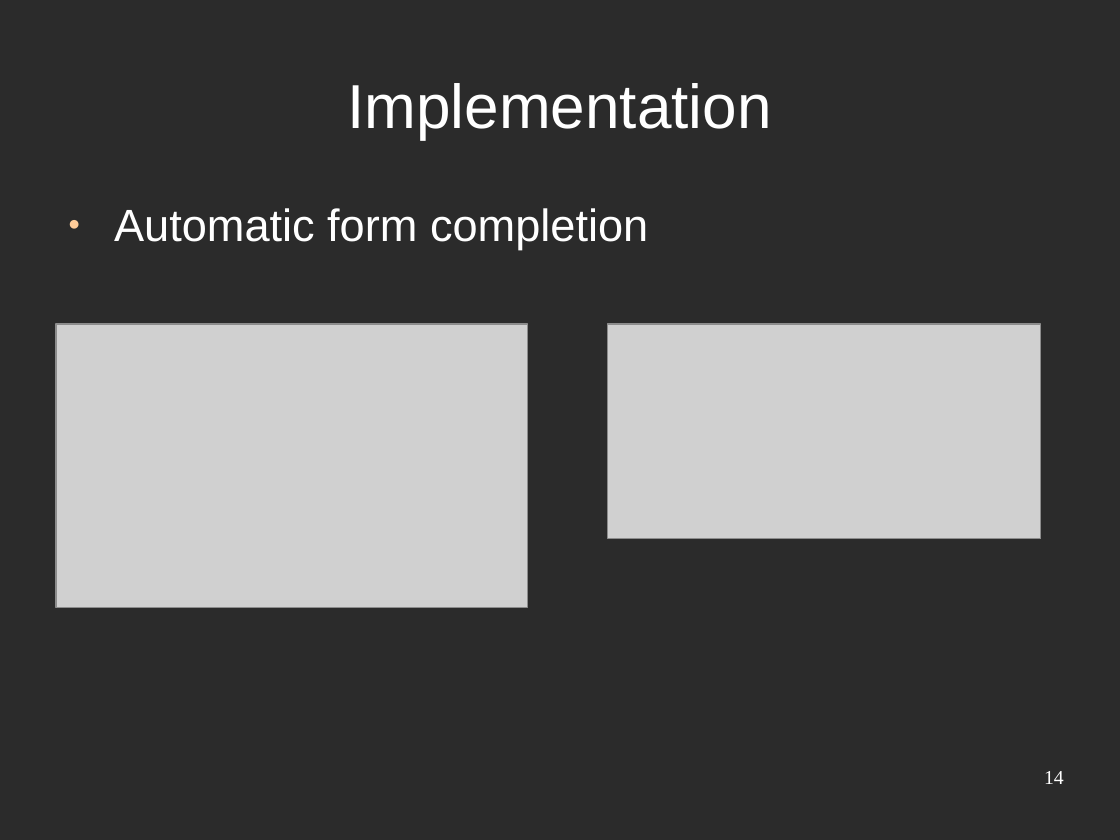
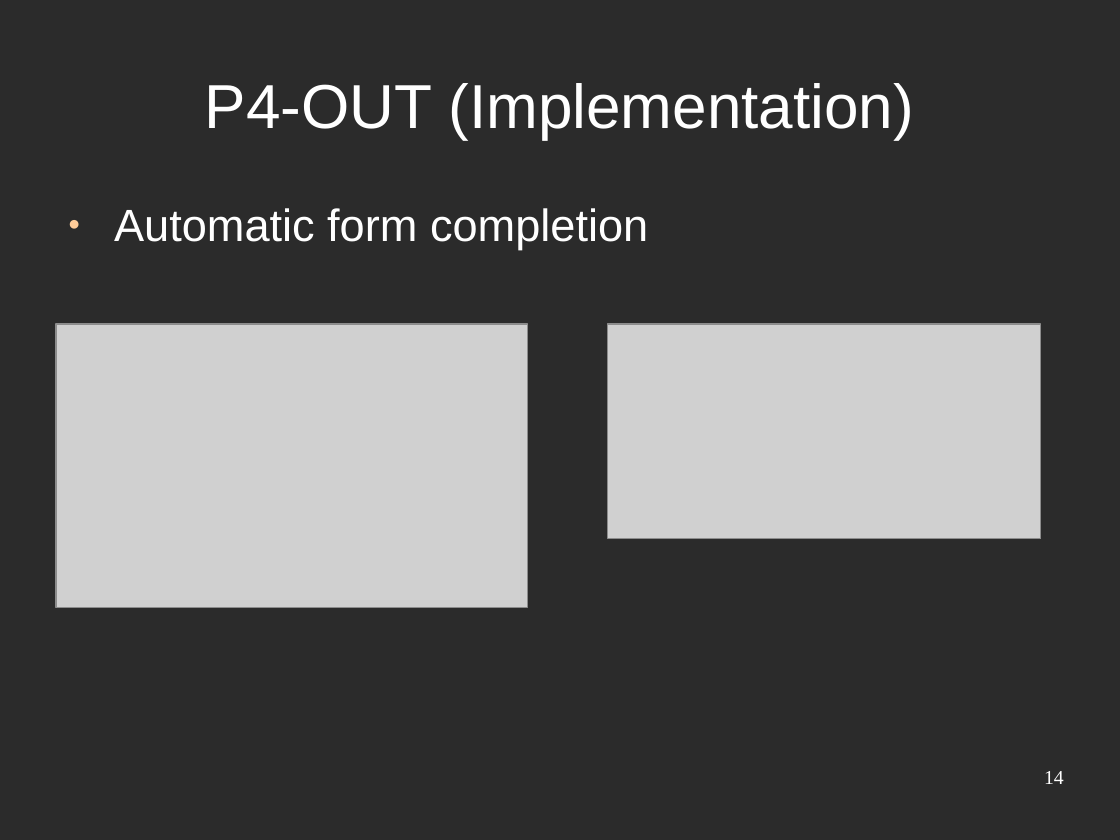
Before and after one commit to djjorjinho/mutworange_2011, a slide deck: slide 14 of documents/presentation/final_presentation.odp. Drawn at 1120x840 pixels with LibreOffice and Linux fonts; fonts in the diff are those of the drawing; grey boxes stand for pictures; background and template pictures are left out; a plain dark background stands for a picture behind light text. Boxes give left, top, right and bottom in pixels: in the first picture for what was removed or moved away, otherwise in the second. Text is boxed around its words. In the diff, an @@ line names an element or a change of style, - is before the commit and + after.

```diff
--- a/documents/presentation/final_presentation.odp
+++ b/documents/presentation/final_presentation.odp
@@ title at box(205, 83, 914, 139): text changed @@
-Implementation
+P4-OUT (Implementation)
```
Also in this commit, not shown: 17 other slides changed.
